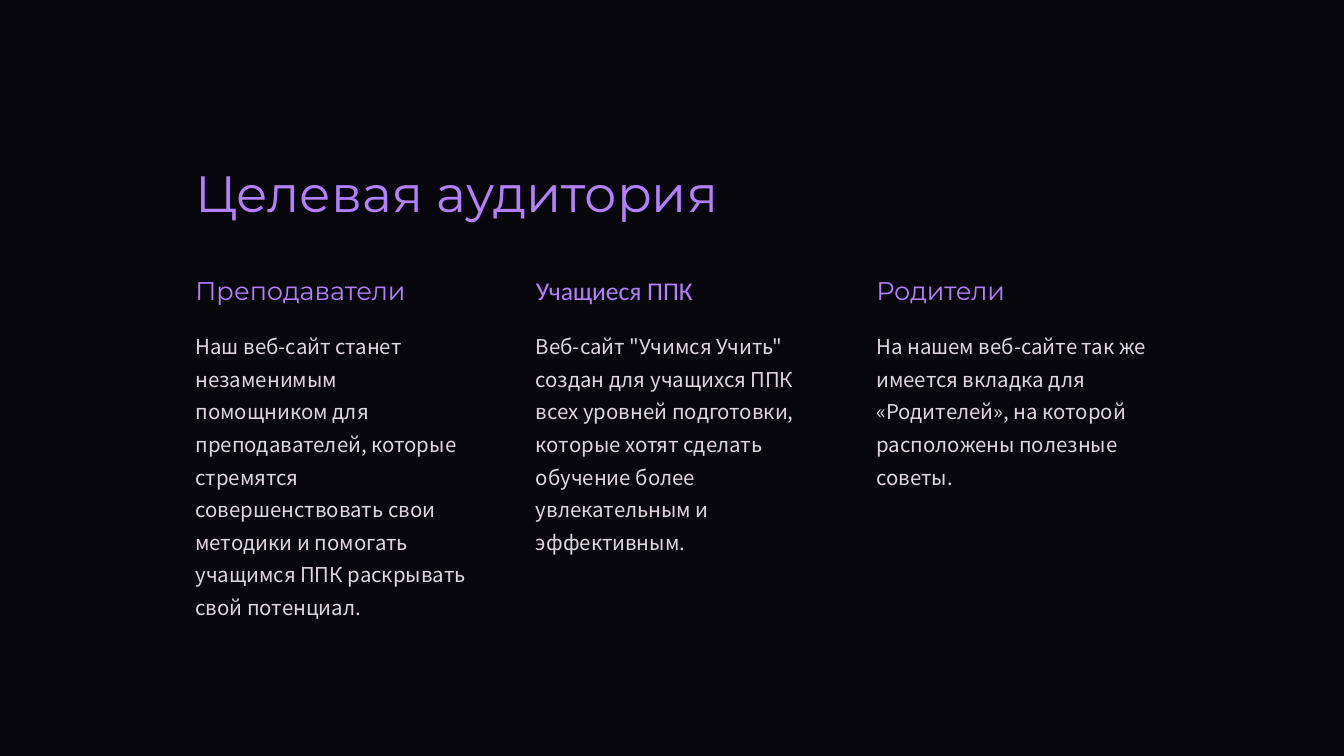
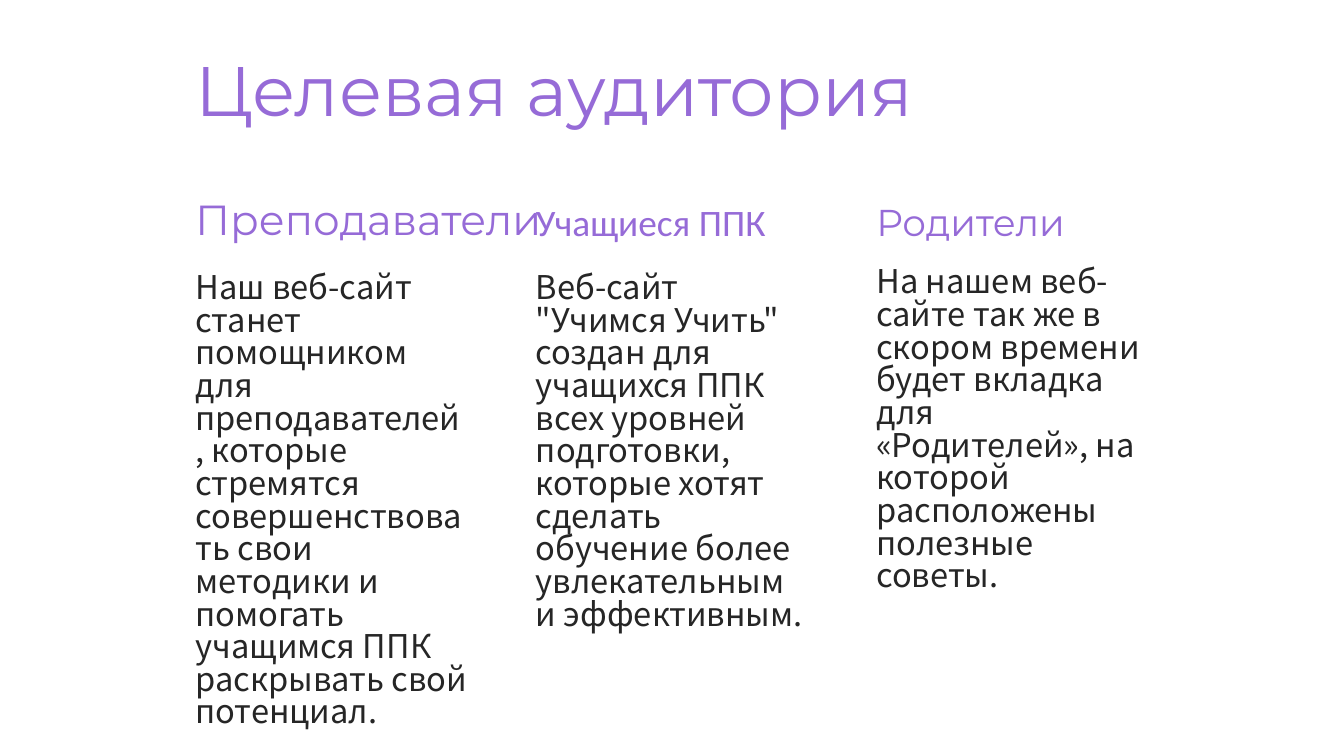
Before and after one commit to sadannieee/ppk, a slide deck: slide 4 of Презентация.pptx. Drawn at 1344x756 pixels with LibreOffice and Linux fonts; fonts in the diff are those of the drawing; background and template pictures are left out; a plain dark background stands for a picture behind light text. Boxes give left, top, right and bottom in pixels: in the first picture for what was removed or moved away, otherwise in the second. Text is boxed around its words. In the diff, an @@ line names an element or a change of style, - is before the commit and + after.

```diff
--- a/Презентация.pptx
+++ b/Презентация.pptx
@@ rectangle removed at (x1=0, y1=0, x2=1344, y2=756) @@
@@ text "Целевая аудитория" moved from (x1=195, y1=176, x2=718, y2=222) to (x1=195, y1=67, x2=913, y2=130) @@
@@ text "Целевая аудитория" at (x1=195, y1=67, x2=913, y2=130): size 43.7 to 60 pt, text colour #B380FF to #966BD7 @@
@@ text "Преподаватели" at (x1=195, y1=205, x2=541, y2=243): size 21.9 to 36 pt, text colour #B380FF to #966BD7 @@
@@ text "Учащиеся ППК" at (x1=536, y1=212, x2=766, y2=242): size 21.9 to 32 pt, text colour #B380FF to #966BD7 @@
@@ 3 texts moved together from (x1=195, y1=282, x2=1005, y2=305) to (x1=195, y1=205, x2=1064, y2=243) @@
@@ text "Родители" at (x1=876, y1=210, x2=1064, y2=241): size 21.9 to 32 pt, text colour #B380FF to #966BD7 @@
@@ text at (x1=876, y1=266, x2=1140, y2=588): text changed; size 17.5 to 28 pt; text colour #E0D6DE to #262626 @@
-На нашем веб-сайте так же имеется вкладка для «Родителей», на которой расположены полезные советы.
+На нашем веб-сайте так же в скором времени будет вкладка для «Родителей», на которой расположены полезные советы.
@@ text at (x1=195, y1=272, x2=467, y2=730): text changed; size 17.5 to 28 pt; text colour #E0D6DE to #262626 @@
-Наш веб-сайт станет незаменимым помощником для преподавателей, которые стремятся совершенствовать свои методики и помогать учащимся ППК раскрывать свой потенциал.
+Наш веб-сайт станет помощником для преподавателей, которые стремятся совершенствовать свои методики и помогать учащимся ППК раскрывать свой потенциал.
@@ text "Веб-сайт "Учимся Учить" создан для ..." moved from (x1=536, y1=337, x2=794, y2=555) to (x1=536, y1=272, x2=803, y2=634) @@
@@ text "Веб-сайт "Учимся Учить" создан для ..." at (x1=536, y1=272, x2=803, y2=634): size 17.5 to 28 pt, text colour #E0D6DE to #262626 @@
```
Also in this commit, not shown: 6 other slides changed, 1 slide added.
